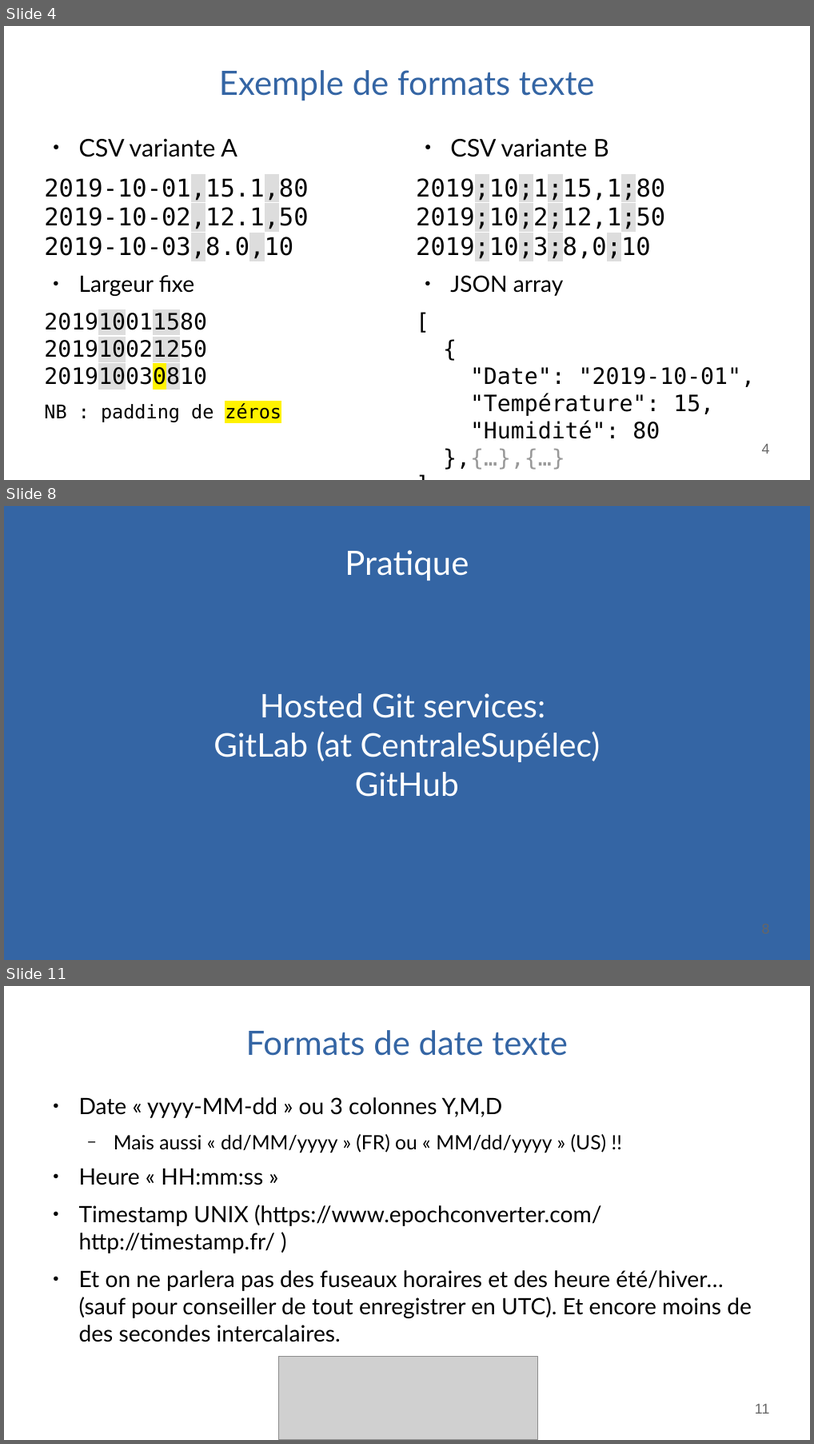
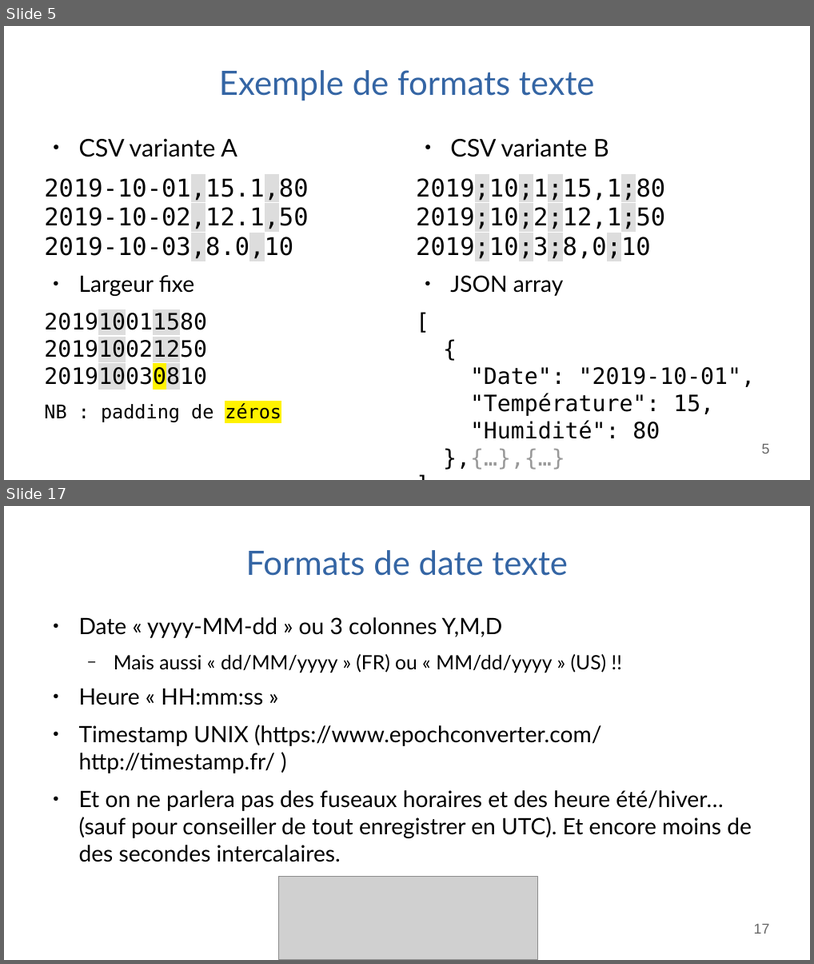
Before and after one commit to pierre-haessig/matlab-data-course, a slide deck: BE Data diapos.odp. Shown one above the other, each under a label of ours: slides 4, 8 and 11 before the commit, slides 5 and 17 after it; the slides between them are not shown. The pictures are 814x1444 and 814x964 pixels, drawn with LibreOffice and Linux fonts; fonts in the diff are those of the drawing; grey boxes stand for pictures. Boxes give left, top, right and bottom in pixels: in the first picture for what was removed or moved away, otherwise in the second. Text is boxed around its words. In the diff, an @@ line names an element or a change of style, - is before the commit and + after.

```diff
--- a/BE Data diapos.odp
+++ b/BE Data diapos.odp
@@ slide 8 removed at (4, 506, 810, 960), background #3465A4 @@
@@ title removed at (345, 550, 469, 580) @@
-Pratique
@@ subtitle removed at (214, 693, 601, 796) @@
-Hosted Git services:
-GitLab (at CentraleSupélec)
-GitHub
@@ what was slide 4 is now slide 5 @@
@@ page number at (762, 444, 770, 453): text changed @@
-4
+5
@@ what was slide 11 is now slide 17 @@
@@ page number at (754, 924, 770, 933): text changed @@
-11
+17
```
Also in this commit, not shown: 7 slides changed, 10 slides added, 5 other slides removed, 5 other files.
